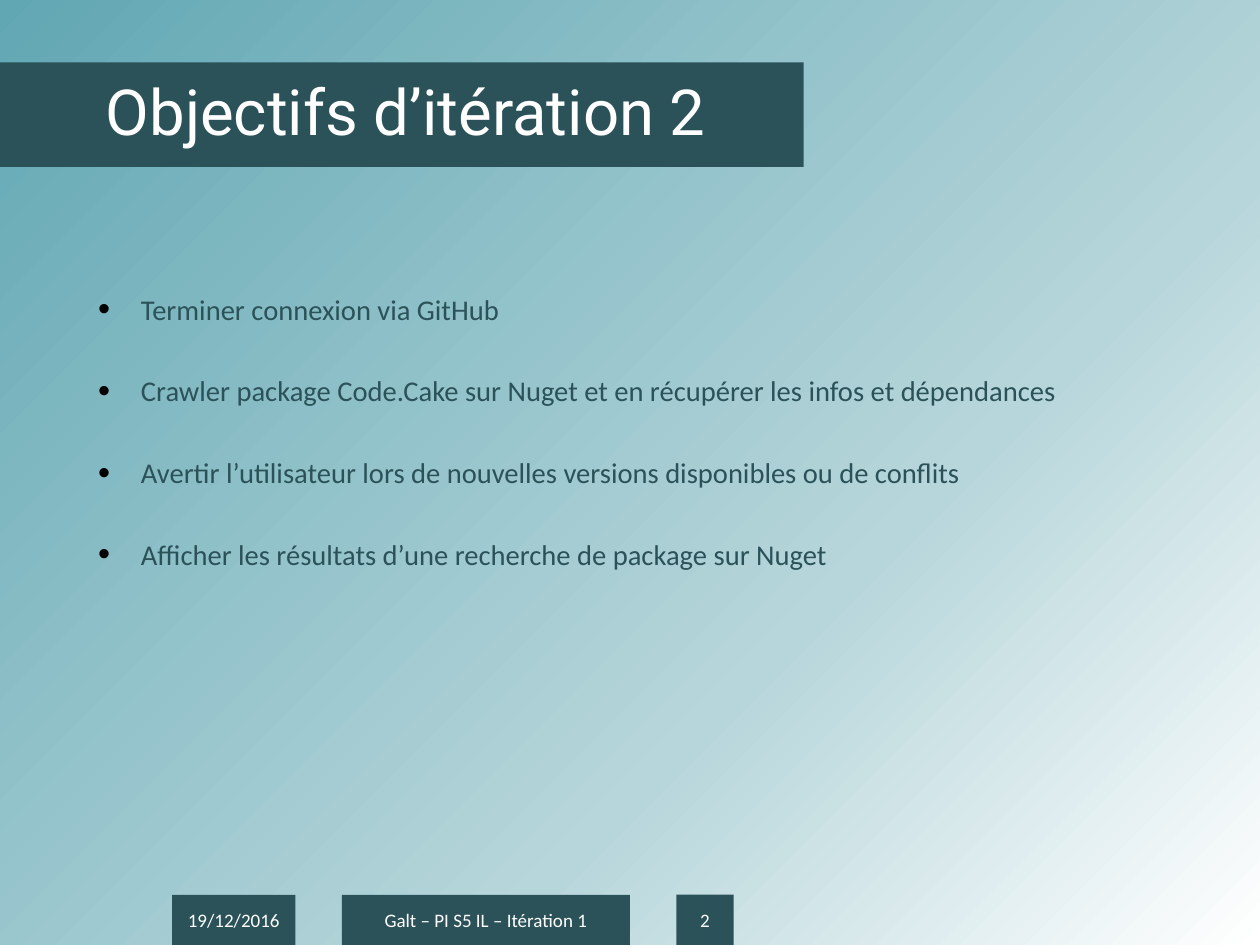
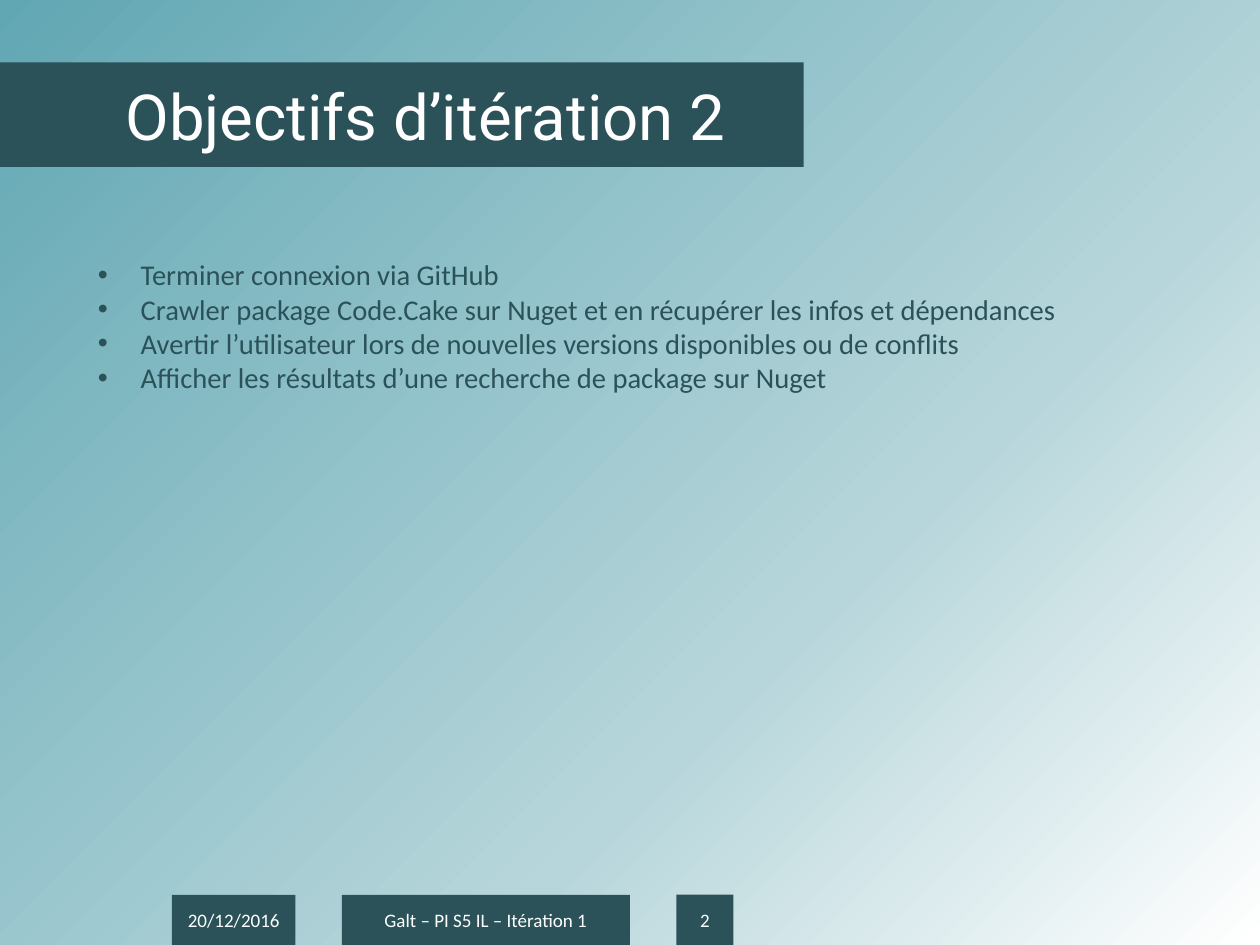
Before and after one commit to antonin-charrier/Project-Galt, a slide deck: slide 2 of Itérations/Présentation IT2.pptx. Drawn at 1260x945 pixels with LibreOffice and Linux fonts; fonts in the diff are those of the drawing; background and template pictures are left out. Boxes give left, top, right and bottom in pixels: in the first picture for what was removed or moved away, otherwise in the second. Text is boxed around its words. In the diff, an @@ line names an element or a change of style, - is before the commit and + after.

```diff
--- a/Itérations/Présentation IT2.pptx
+++ b/Itérations/Présentation IT2.pptx
@@ rectangle "Objectifs d’itération 2" at (0, 63, 804, 167): line spacing 0.9 to 1; title to rectangle @@
@@ text "Terminer connexion via GitHub" at (141, 265, 1055, 393): indent changed; line spacing 2 to 1; less space between paragraphs @@
@@ text in rectangle at (188, 914, 280, 928): text changed @@
-19/12/2016
+20/12/2016
```
Also in this commit, not shown: 7 other slides changed.
